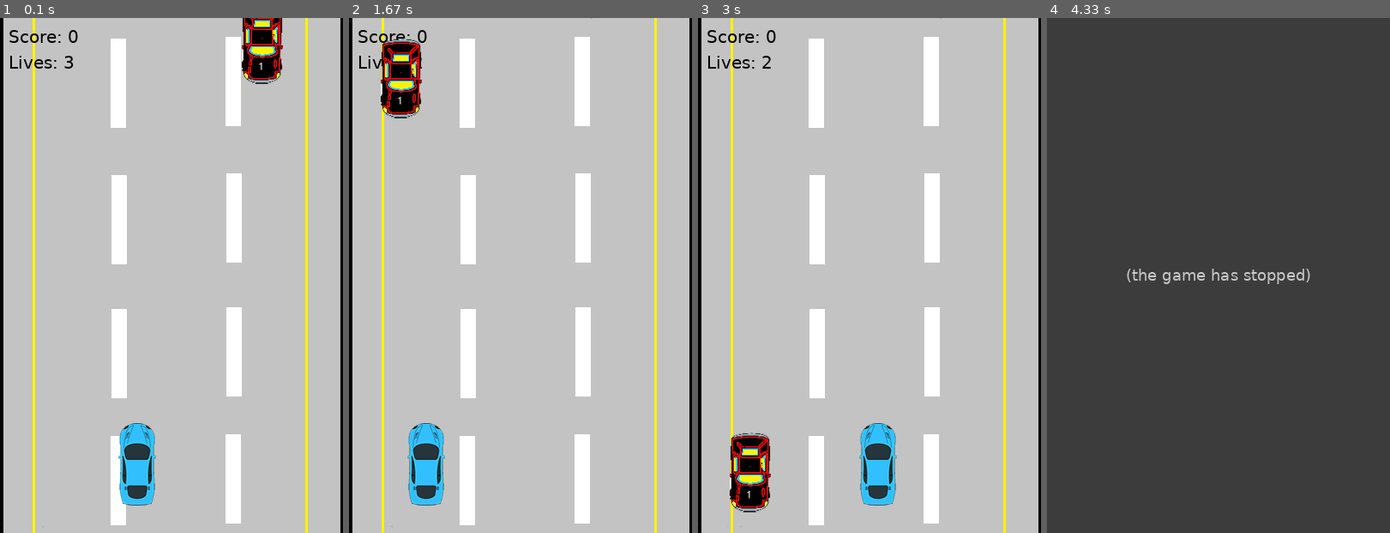
Above: before the commit, frames 1-4 (left to right).
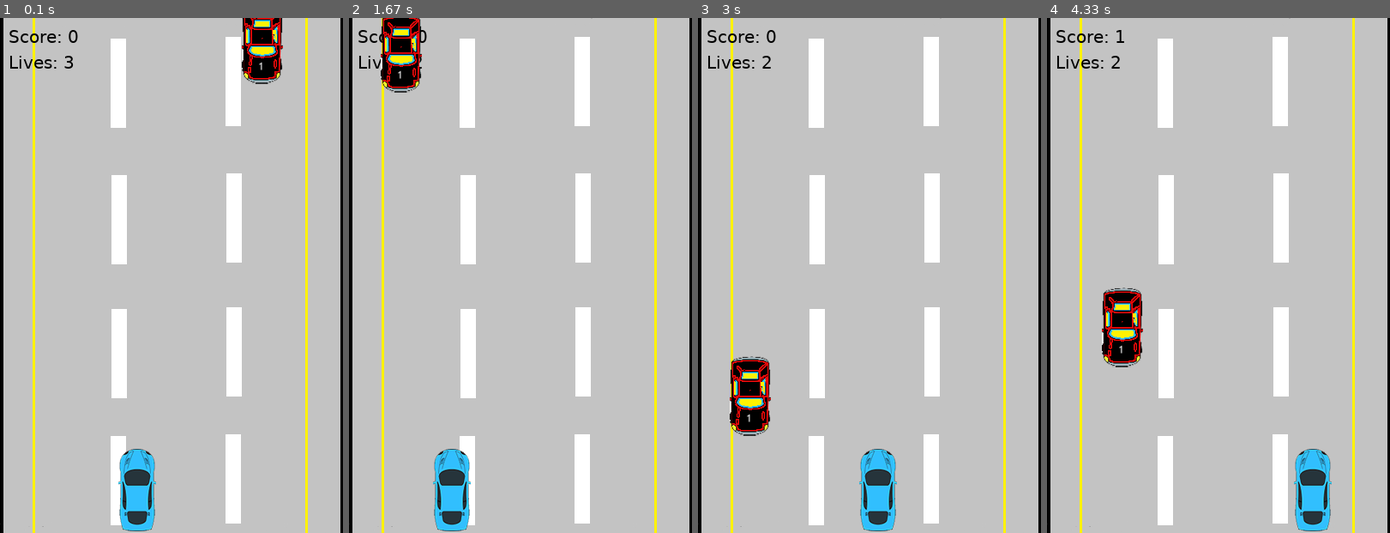
Above: after the commit, the same moments.

Repository: 2Bllryz/PygameDemo
Game: pygame game, started from game.py
The game is run twice, just before and just after one commit, with the same random seed, the same clock (stepped at 60 frames per second) and the same inputs.
Inputs:
- Up to frame 1 (0.1 s): no input
- Up to frame 2 (1.67 s): hold Right 0.33-0.8 s; hold Right 0.83-1.3 s; hold Left from 1.33 s (still down)
- Up to frame 3 (3 s): release Left at 1.87 s; hold Left 1.9-2.3 s; hold Right 2.33-2.97 s
- Up to frame 4 (4.33 s): hold Left 3-3.47 s; hold Right 3.5-3.97 s; hold Right from 4 s (still down)

The runs differ from the first frame. In frame 1, 1.8% of the frame differs, in the area x 34-46%, y 78-100%; in frame 2, 4.6%; in frame 3, 5.1%; in frame 4, 99%, in the area x 0-100%, y 0-100%.
Error before the commit: AttributeError: 'Enemy' object has no attribute 'enemy_images' (game.py line 132); the game stopped at 3.05 s (later frames are placeholders)

Commit message:
再次完善

Diff:
--- a/game.py
+++ b/game.py
@@ -49,9 +49,8 @@
         all_sprites.add(enemy)  # 将所有精灵放到一个组中
         pygame.mixer.Sound("background.wav").play(-1)   #游戏一开始音乐开始循环
 
-        paused = False
         while True:
-            if not paused:
+
                 self.screen.blit(self.background, (0, 0))
                 scores = self.font_small.render(f"Score: {Constant.SCORE}", True, Constant.BLACK)
                 lives = self.font_small.render(f"Lives: {Constant.LIVES}", True, Constant.BLACK)
@@ -85,25 +84,18 @@
                         pygame.quit()
                         sys.exit()
                     else:
-                        player.rect.center = (160, 520)
+                        player.rect.center = (160, 550)
                         enemy.rect.center = (random.randint(40, Constant.SCREEN_WIDTH - 40), 0)
+                        Constant.SPEED = 5      #撞到之后新来的车辆减速
                 pygame.display.update()
                 self.clock.tick(Constant.FPS)
-            else:
-                for event in pygame.event.get():
-                    if event.type == pygame.QUIT:
-                        pygame.quit()
-                        sys.exit()
-                    if event.type == pygame.KEYDOWN:
-                        if event.key == pygame.K_p:  # 按P键继续游戏
-                            paused = not paused
 
 class  Player(pygame.sprite.Sprite):
     def __init__(self):     #调用父类的__init__方法初始化对象
         super().__init__()
         self.image = pygame.image.load("Player.png")
         self.rect = self.image.get_rect()
-        self.rect.center = (160, 520)
+        self.rect.center = (160, 550)
 
     def move(self):
         pressed_keys = pygame.key.get_pressed()
@@ -115,17 +107,17 @@
             if pressed_keys[K_RIGHT]:
                 self.rect.move_ip(5, 0)
 
-class  Enemy(pygame.sprite.Sprite):
+class Enemy(pygame.sprite.Sprite):
     def __init__(self):
         super().__init__()
-        enemy_images = ["Enemy1.png", "Enemy2.png", "Enemy3.png", "Enemy4.png"]
-        self.image = pygame.image.load(random.choice(enemy_images))  # 随机加载一张图片
+        self.enemy_images = ["Enemy1.png", "Enemy2.png", "Enemy3.png", "Enemy4.png"]  # 敌人图片列表
+        self.image = pygame.image.load(random.choice(self.enemy_images))  # 随机加载一张图片
         self.rect = self.image.get_rect()
-        self.rect.center = (random.randint(40,Constant.SCREEN_WIDTH - 40), 0)
+        self.rect.center = (random.randint(40, Constant.SCREEN_WIDTH - 40), 0)
 
     def move(self):
         self.rect.move_ip(0, Constant.SPEED)
-        if (self.rect.bottom > Constant.SCREEN_HEIGHT):
+        if self.rect.bottom > Constant.SCREEN_HEIGHT:
             Constant.SCORE += 1
             self.rect.top = 0
             self.rect.center = (random.randint(40, Constant.SCREEN_WIDTH - 40), 0)
Binary file changed: Enemy2.png
